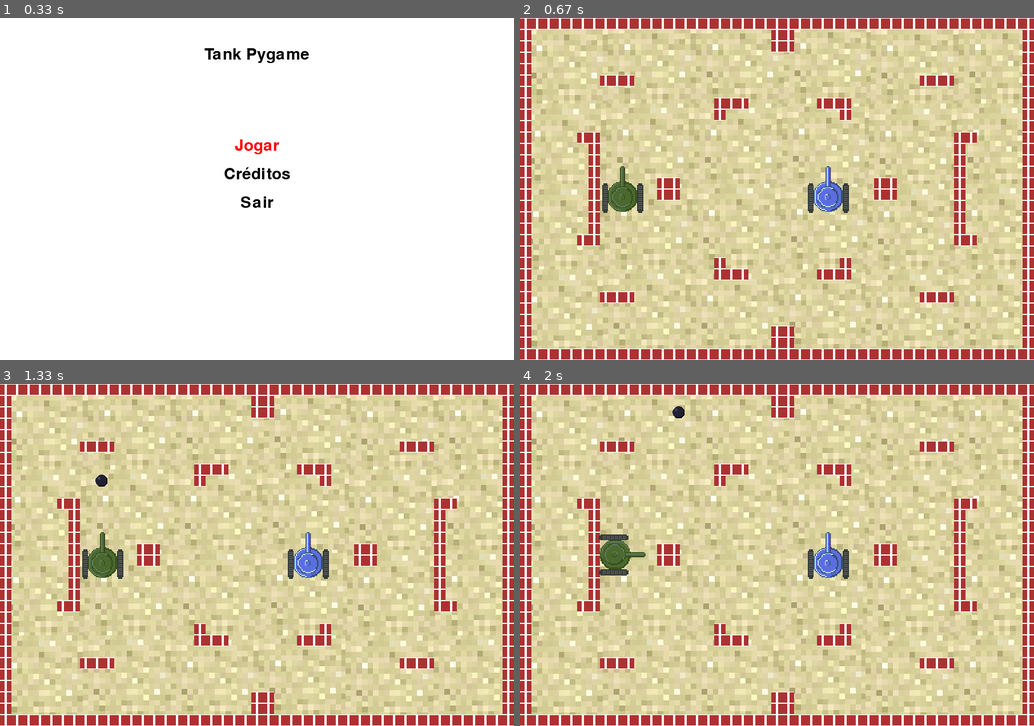
Above: before the commit, frames 1-4 (two rows, left to right).
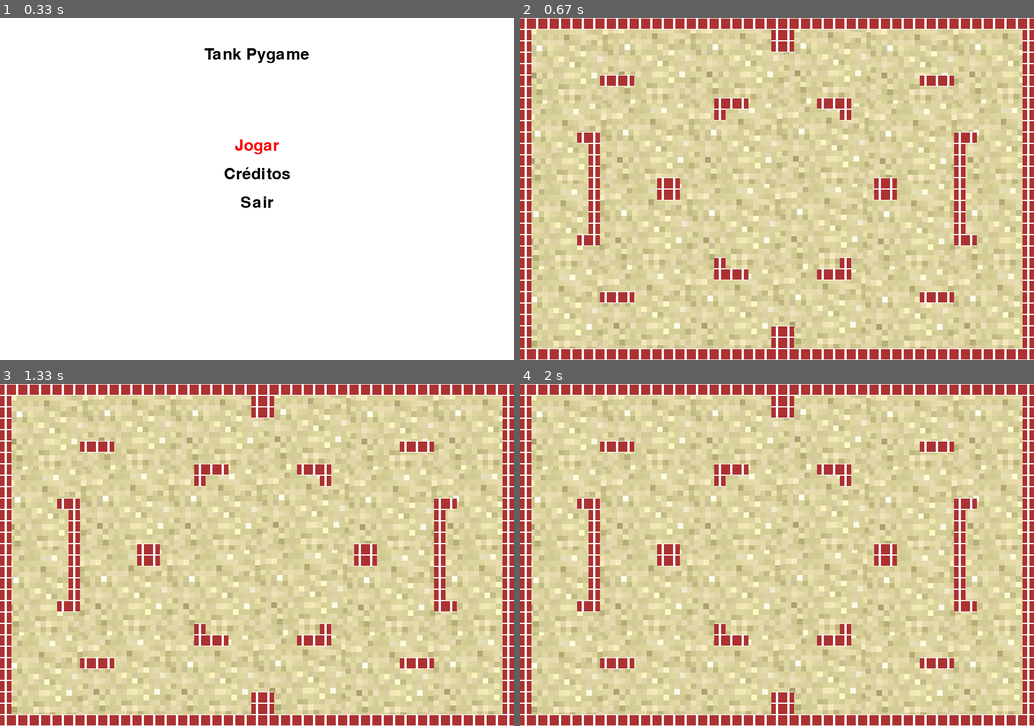
Above: after the commit, the same moments.

Repository: OzielBezerradeLima/tankpygame
Game: pygame game, started from codes/main.py
Two runs of this game, one before a commit and one after it. Both use one fixed random seed, a clock stepped at 60 frames per second and the inputs below.
Inputs:
- Up to frame 1 (0.33 s): no input
- Up to frame 2 (0.67 s): tap Enter at 0.33 s
- Up to frame 3 (1.33 s): tap Space at 0.67 s
- Up to frame 4 (2 s): hold Right 1.5-1.97 s

Frame 1 is identical in both runs. In frame 2, 1.3% of the frame differs, in the area x 16-64%, y 43-57%; in frame 3, 1.4%, in the area x 16-64%, y 26-57%; in frame 4, 1.4%.

Commit message:
Atualizando game.py

Diff:
--- a/codes/game.py
+++ b/codes/game.py
@@ -2,6 +2,8 @@
 import tank
 import pygame
 import sys
+import settings
+
 
 playing = True
 
@@ -9,14 +11,13 @@
 def run():
     while playing:
         pygame.display.update()
-        maze.draw_map()
         tank.controls(pygame.time.get_ticks())
         tank.bullet_move()
         tank.bullet_player_collision()
         tank.bullet_ricochet()
         tank.player_active()
         tank.draw_bullet()
-      #  tank.draw_bullet2()
+        maze.draw_map()
 
         for event in pygame.event.get():
             if event.type == pygame.QUIT:
@@ -25,6 +26,7 @@
                 if event.key == pygame.K_ESCAPE:
                     pygame.quit()
                     sys.exit()
+        maze.draw_map()
 
 
 def close_screen():
